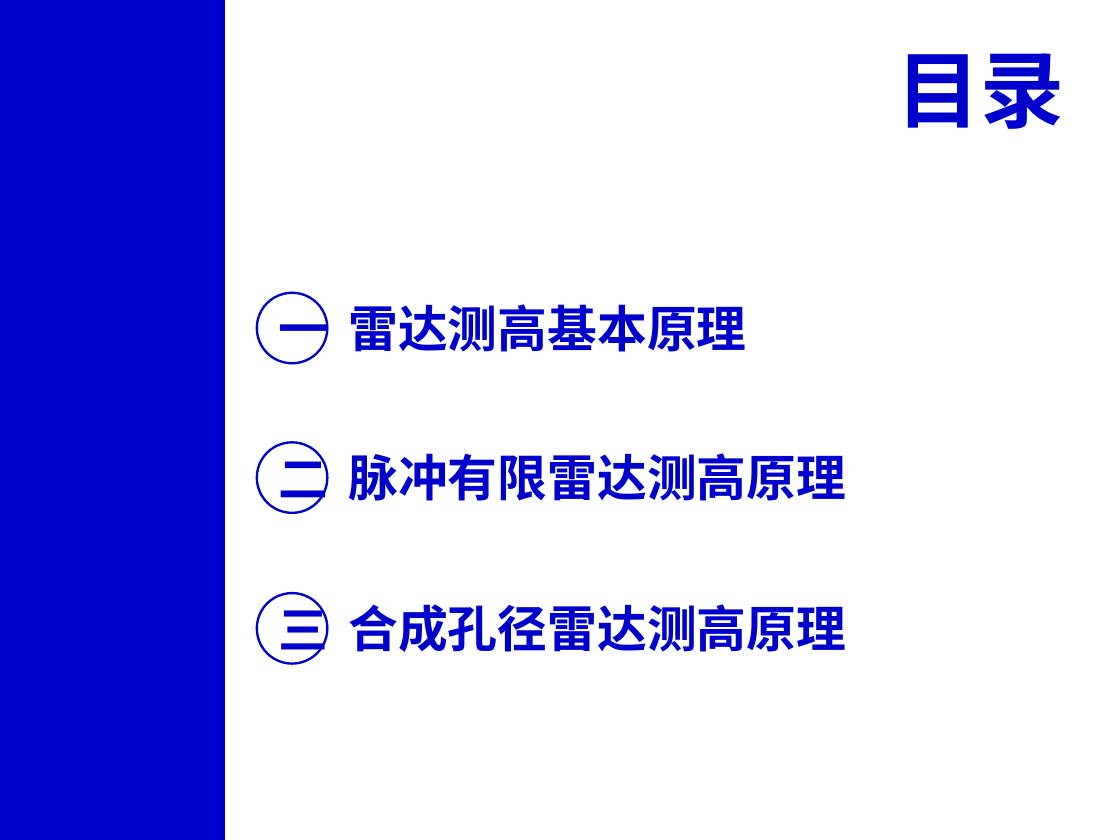
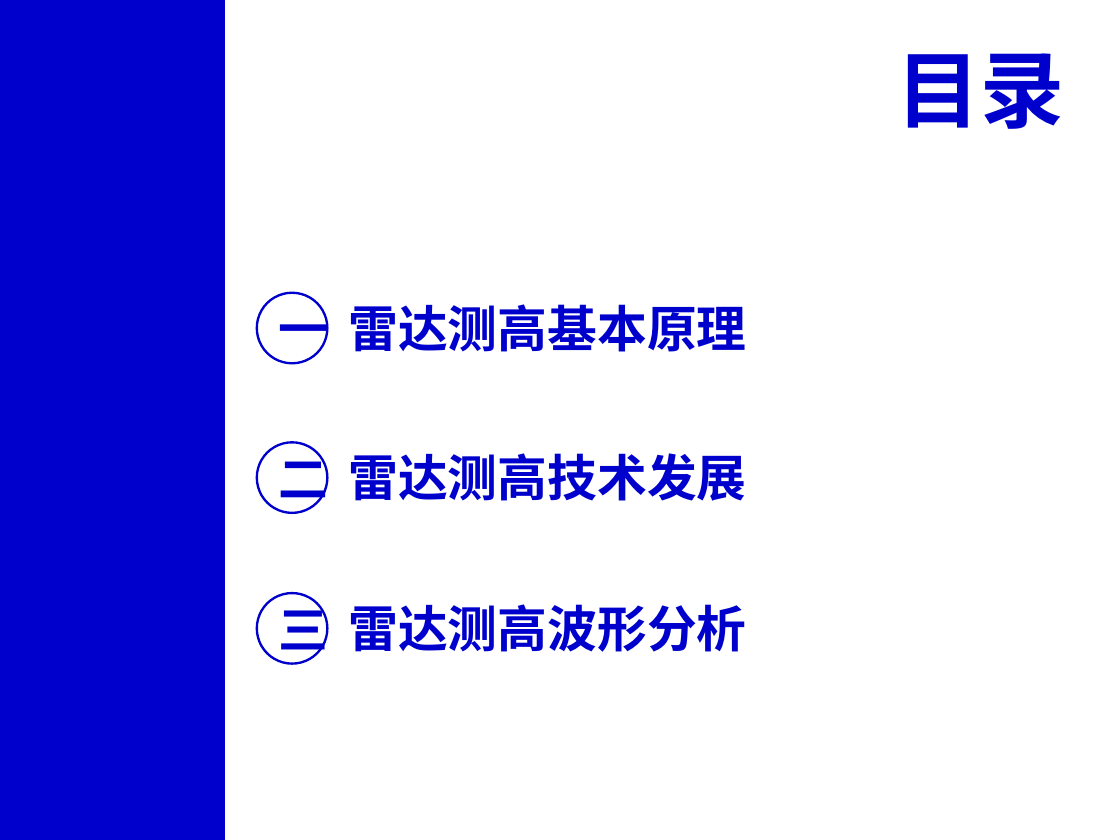
Before and after one commit to xinluo2018/satellite-altimetry-course, a slide deck: slide 2 of 第2章-星载雷达测高原理-2学时/第2章-星载雷达测高原理-2学时.pptx. Drawn at 1120x840 pixels with LibreOffice and Linux fonts; fonts in the diff are those of the drawing. Boxes give left, top, right and bottom in pixels: in the first picture for what was removed or moved away, otherwise in the second. Text is boxed around its words. In the diff, an @@ line names an element or a change of style, - is before the commit and + after.

```diff
--- a/第2章-星载雷达测高原理-2学时/第2章-星载雷达测高原理-2学时.pptx
+++ b/第2章-星载雷达测高原理-2学时/第2章-星载雷达测高原理-2学时.pptx
@@ text at <box>348,453,746,501</box>: text changed @@
-脉冲有限雷达测高原理
+雷达测高技术发展
@@ text at <box>348,604,746,652</box>: text changed @@
-合成孔径雷达测高原理
+雷达测高波形分析
```
Also in this commit, not shown: 14 other slides changed, 9 slides added, 2 slides removed, 10 other files.
